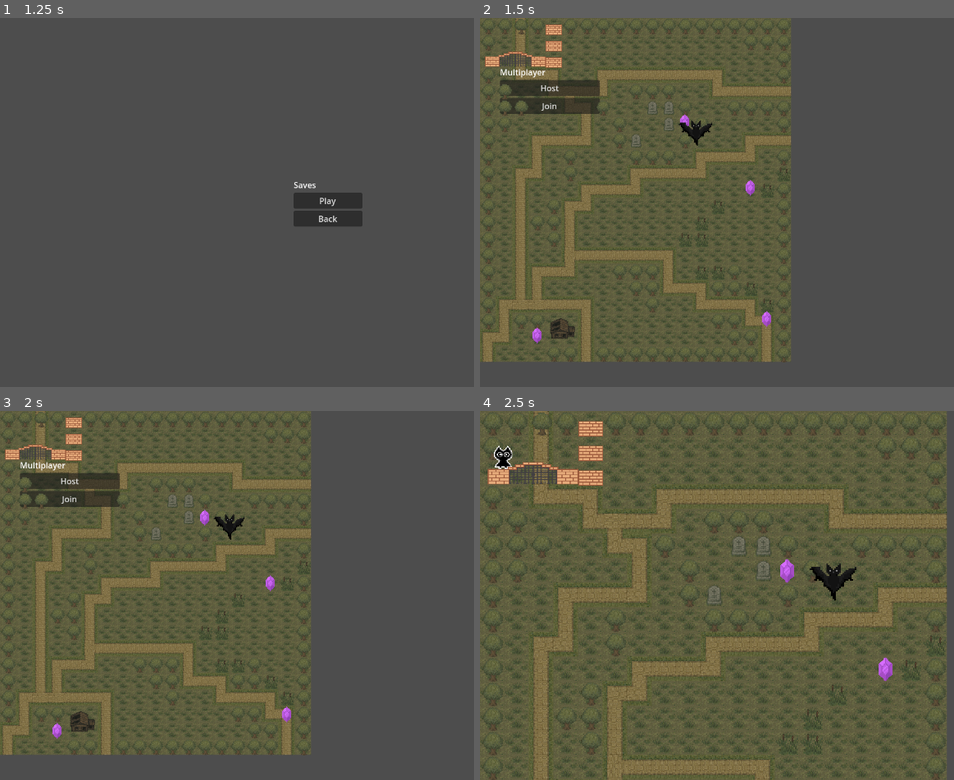
Above: before the commit, frames 1-4 (two rows, left to right).
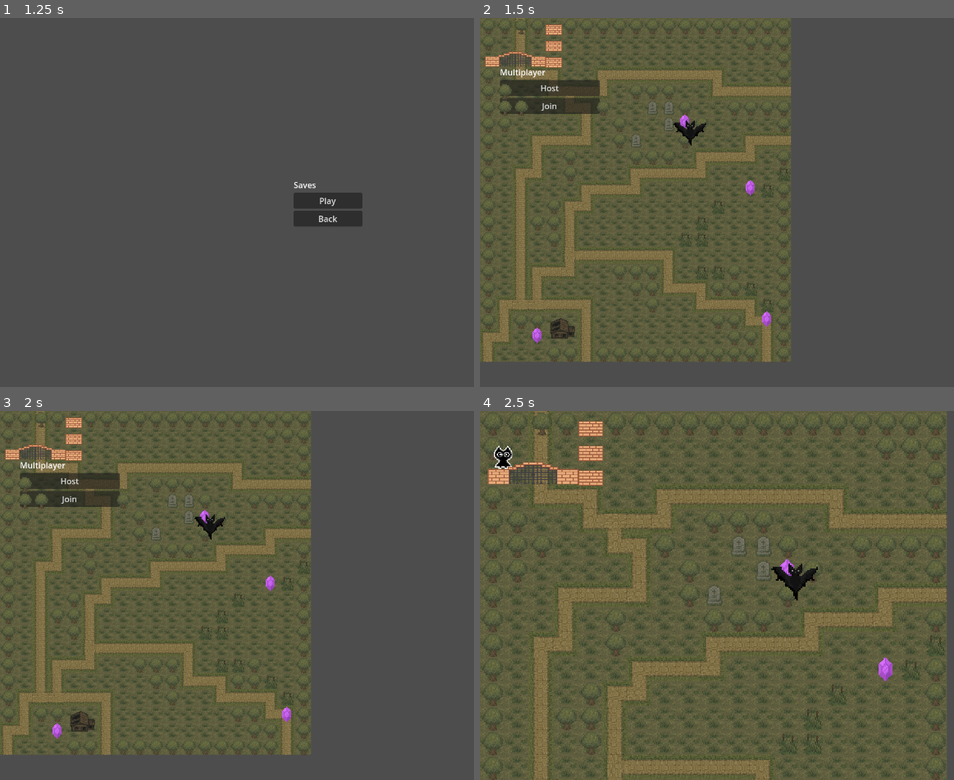
Above: after the commit, the same moments.

Repository: royalcaster/split-souls
Game: Godot game, scene res://scenes/ui/MainMenu.tscn
Two runs of this game, one before a commit and one after it. Both use one fixed random seed, a clock stepped at 60 frames per second and the inputs below.
Inputs:
- Up to frame 1 (1.25 s): click "Play" at 0.5 s
- Up to frame 2 (1.5 s): click "Play" at 1.25 s
- Up to frame 3 (2 s): no input
- Up to frame 4 (2.5 s): click "Host" at 2 s

Frame 1 is identical in both runs. In frame 2, 0.2% of the frame differs, in the area x 40-49%, y 27-35%; in frame 3, 0.3%; in frame 4, 0.8%, in the area x 61-80%, y 41-52%.

Commit message:
integration battlesystem into new branch dev-battlesystem

Diff:
--- a/scenes/enemies/enemie_bat.tscn
+++ b/scenes/enemies/enemie_bat.tscn
@@ -39,6 +39,10 @@
 "speed": 5.0
 }]
 
+[sub_resource type="CapsuleShape2D" id="CapsuleShape2D_ayue0"]
+radius = 24.0
+height = 54.0
+
 [node name="EnemieBat" type="CharacterBody2D"]
 script = ExtResource("1_ayue0")
 
@@ -48,3 +52,7 @@
 scale = Vector2(2.25, 2.25)
 sprite_frames = SubResource("SpriteFrames_bepsl")
 animation = &"bat_movement"
+
+[node name="CollisionShape2D" type="CollisionShape2D" parent="."]
+position = Vector2(0, -30)
+shape = SubResource("CapsuleShape2D_ayue0")
--- a/src/enemie_bat.gd
+++ b/src/enemie_bat.gd
@@ -1,15 +1,49 @@
+#Bat
 extends CharacterBody2D
 
-# Parameter für die Bewegung
-@export var amplitude: float = 50.0     # Wie weit die Fledermaus nach links/rechts fliegt
-@export var frequency: float = 0.2      # Wie schnell sie schwingt
-var start_position: Vector2             # Startpunkt merken
-var time_passed: float = 0.0            # Zeit für den Sinus
+# Sinusbewegung
+@export var amplitude: float = 50.0
+@export var frequency: float = 1.0
+
+# Spieler-Verfolgung
+@export var aggro_distance: float = 150.0
+@export var speed: float = 75.0
+
+var player: Node2D = null
+var start_position: Vector2
+var time_passed: float = 0.0
 
 func _ready():
 	start_position = global_position
-	$AnimatedSprite2D.play("bat_movement")
+
+	if $AnimatedSprite2D.sprite_frames.has_animation("bat_movement"):
+		$AnimatedSprite2D.play("bat_movement")
 
 func _process(delta):
-	time_passed += delta
-	global_position.x = start_position.x + sin(time_passed * frequency * TAU) * amplitude
+	# Falls Spieler noch nicht gefunden wurde, regelmäßig neu prüfen
+	if player == null:
+		player = get_tree().get_first_node_in_group("players")
+		if player != null:
+			print("✅ Spieler gefunden: ", player.name)
+
+func _physics_process(delta):
+	if not player:
+		return
+
+	var distance = global_position.distance_to(player.global_position)
+
+	if distance <= aggro_distance:
+		# Spieler verfolgen
+		var direction = (player.global_position - global_position).normalized()
+		velocity = direction * speed
+	else:
+		# Sinusbewegung nur in X-Richtung, vertikal stabil bleiben
+		time_passed += delta
+		var offset_x = sin(time_passed * frequency * TAU) * amplitude
+		var target_pos = Vector2(start_position.x + offset_x, start_position.y)
+		var direction = (target_pos - global_position).normalized()
+
+		# Geschwindigkeit proportional zum Abstand -> gleichmäßigeres Schwingen
+		velocity = direction * (global_position.distance_to(target_pos) * 1.5)
+
+	move_and_slide()
Not shown: 1 places in scenes/enemies/enemie_bat.tscn that only renumber resources
